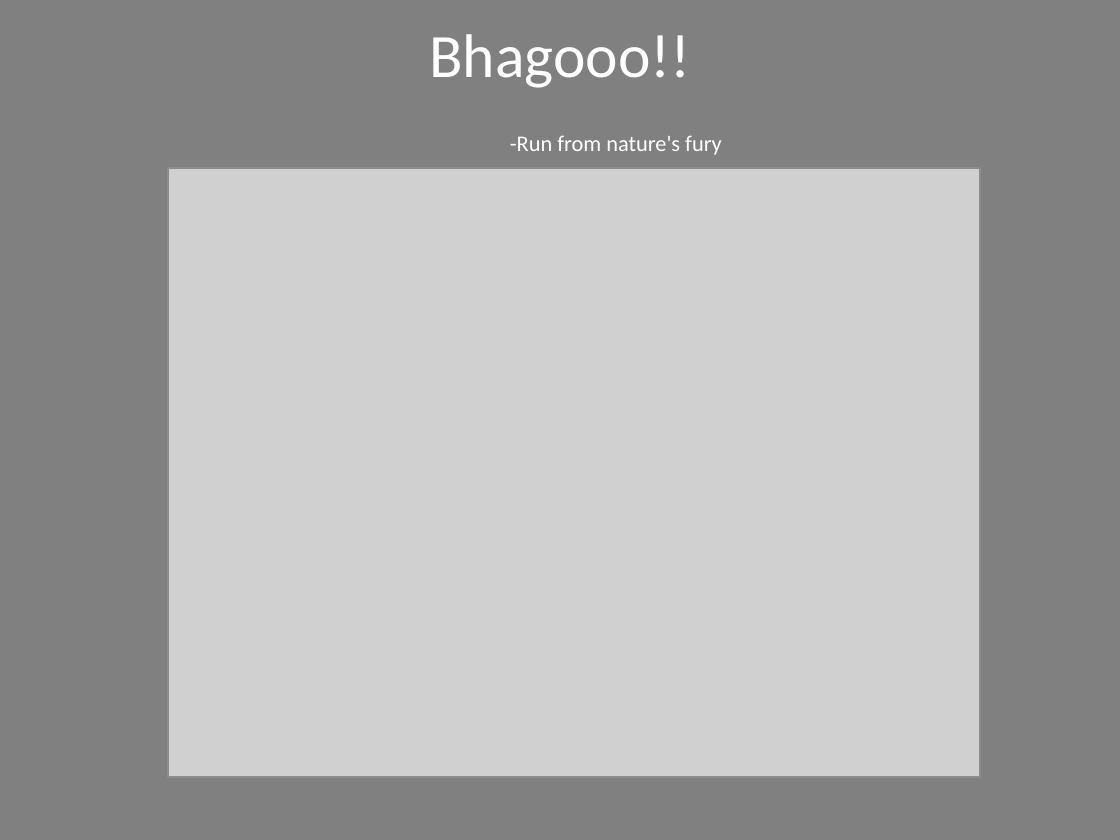
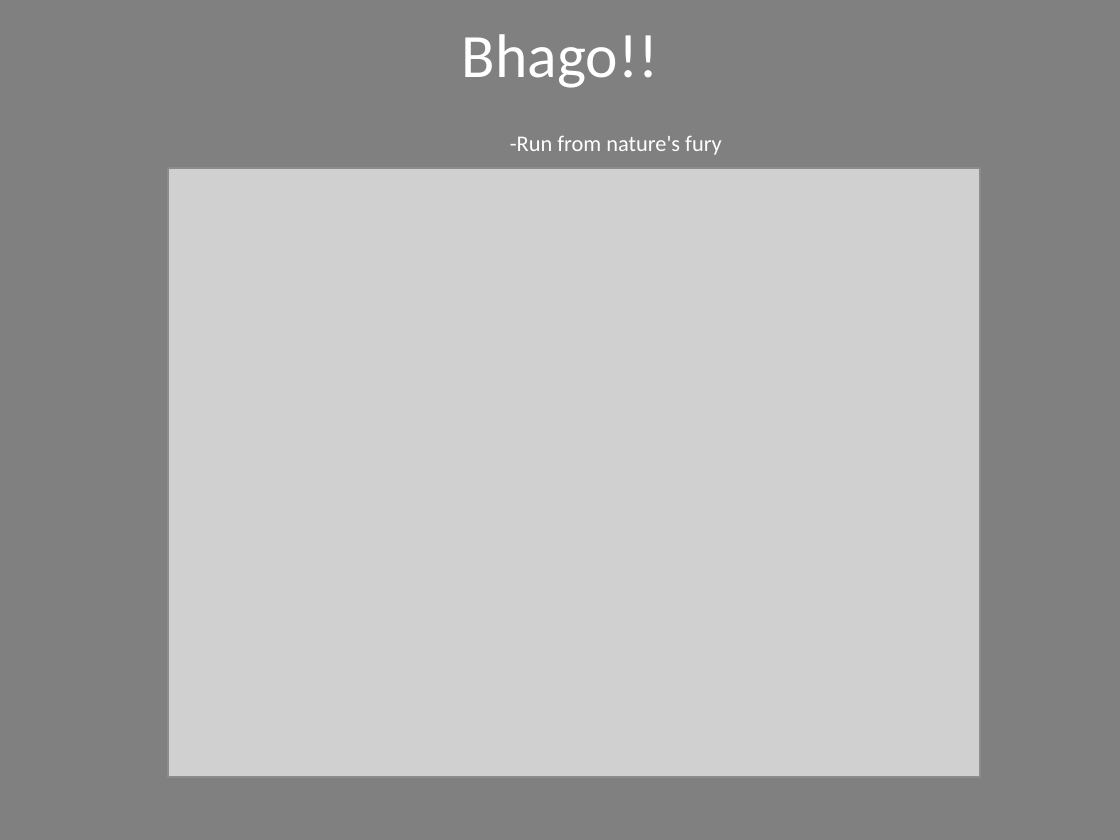
Before and after one commit to kmanish86/bhago, a slide deck: slide 2 of Bhago_Idea.pptx (slide 1 before the commit). Drawn at 1120x840 pixels with LibreOffice and Linux fonts; fonts in the diff are those of the drawing; grey boxes stand for pictures. Boxes give left, top, right and bottom in pixels: in the first picture for what was removed or moved away, otherwise in the second. Text is boxed around its words. In the diff, an @@ line names an element or a change of style, - is before the commit and + after.

```diff
--- a/Bhago_Idea.pptx
+++ b/Bhago_Idea.pptx
@@ title at [462,34,722,155]: text changed @@
-Bhagooo!!
--Run from nature's fury
+Bhago!!
+-Run from nature's fury
```
Also in this commit, not shown: 1 other slide changed, 2 slides added.
